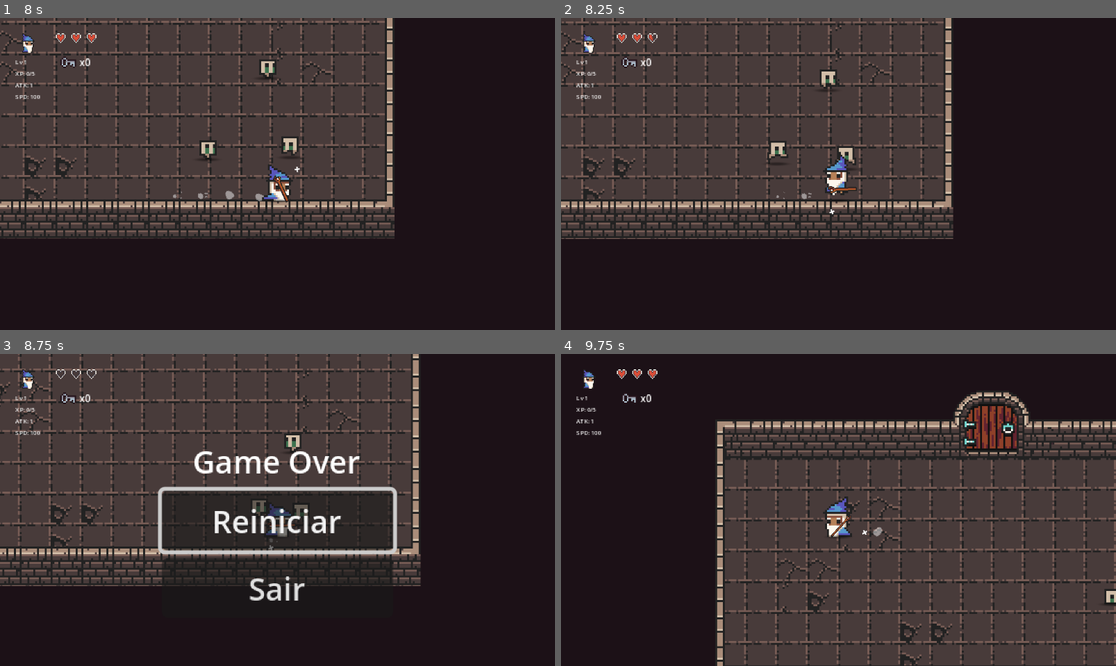
Above: before the commit, frames 1-4 (two rows, left to right).
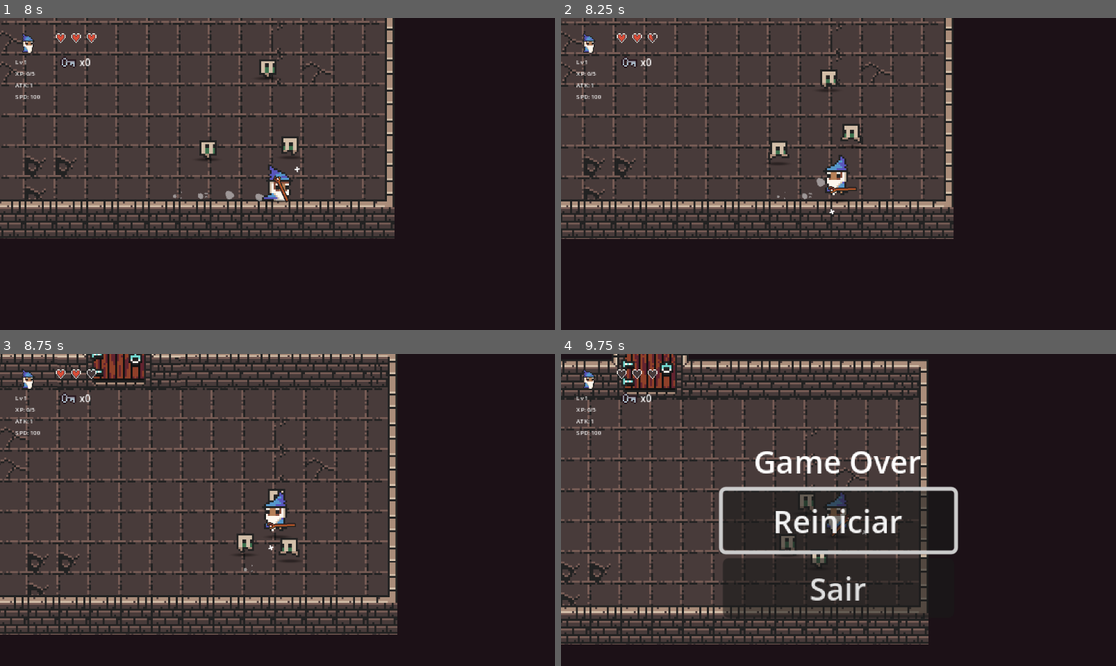
Above: after the commit, the same moments.

Repository: leanfj/infinit-dungeon
Game: Godot game, scene res://menus/main_menu.tscn
Two runs of this game, one before a commit and one after it. Both use one fixed random seed, a clock stepped at 60 frames per second and the inputs below.
Inputs (mouse positions are in pixels of both pictures, inside the frame that each line leads up to):
- Up to frame 1 (8 s): click "Start Game" at 0.5 s; click "1 Player" at 1.25 s; click "Start Game" at 2 s; click "Start Game" at 2.75 s; click "Mage" at 3.5 s; click "Back" at 4.25 s; click "1 Player" at 5 s; tap Enter at 5.75, 7.35 s; move the mouse to (399, 158) at 5.77 s; press the mouse at (399, 158) at 5.78 s; hold D (move_right) 5.78-6.53 s; move the mouse to (166, 189) at 6.52 s; release the mouse at (166, 189) at 6.53 s; hold S (move_down) 6.53-7.28 s; right-click (166, 189) at 6.6 s; move the mouse to (333, 105) at 7.27 s; hold D (move_right) from 7.28 s (still down)
- Up to frame 2 (8.25 s): move the mouse to (810, 236) at 8.02 s; release D (move_right) at 8.03 s; hold W (move_up) from 8.03 s (still down); click (810, 236) at 8.1 s
- Up to frame 3 (8.75 s): keep holding W (move_up)
- Up to frame 4 (9.75 s): release W (move_up) at 8.75 s; click (838, 519) at 8.75 s, where only the run before the commit has a clickable "Reiniciar"; move the mouse to (1005, 556) at 9.52 s; hold A (move_left) from 9.53 s (still down); right-click (1005, 556) at 9.6 s

Frame 1 is identical in both runs. In frame 2, 2.9% of the frame differs, in the area x 0-71%, y 0-71%; in frame 3, 38%; in frame 4, 73%, in the area x 0-100%, y 0-100%.

Commit message:
Implement enemy damage prevention post-death; update TinyZombie stats and character body properties

Diff:
--- a/entities/Enemies/TinyZombie/Stats/tiny_zombie_stats.tres
+++ b/entities/Enemies/TinyZombie/Stats/tiny_zombie_stats.tres
@@ -4,6 +4,7 @@
 
 [resource]
 script = ExtResource("1_625dm")
-experience = 2
+experience = 1
 max_health = 3
+current_health = 3
 move_speed = 25.0
--- a/entities/Enemies/TinyZombie/tiny_zombie_character_body_2d.tscn
+++ b/entities/Enemies/TinyZombie/tiny_zombie_character_body_2d.tscn
@@ -151,9 +151,10 @@
 stream_1/stream = ExtResource("14_lxsjy")
 stream_2/stream = ExtResource("15_om00g")
 
-[node name="TinyZombieCharacterBody2D" instance=ExtResource("1_io6xf")]
+[node name="TinyZombieCharacterBody2D" node_paths=PackedStringArray("_animation_sprite") instance=ExtResource("1_io6xf")]
 script = ExtResource("2_om00g")
 stats = ExtResource("3_mxi7k")
+_animation_sprite = NodePath("AnimatedSprite2D")
 
 [node name="AnimatedSprite2D" parent="." index="0"]
 sprite_frames = SubResource("SpriteFrames_201g8")
@@ -166,6 +167,7 @@
 shape = SubResource("CapsuleShape2D_201g8")
 
 [node name="HurtBoxArea2D" parent="." index="2" instance=ExtResource("11_5ggfw")]
+monitoring = false
 target_groups = Array[String](["player"])
 
 [node name="CollisionShape2D2" type="CollisionShape2D" parent="HurtBoxArea2D" index="1"]
@@ -182,6 +184,12 @@
 
 [node name="HurtAudioStreamPlayer2D" parent="." index="6"]
 stream = SubResource("AudioStreamRandomizer_om00g")
+volume_db = -20.223
+pitch_scale = 0.93
+attenuation = 3.4822013
 
 [node name="DeathAudioStreamPlayer2D" parent="." index="7"]
 stream = ExtResource("16_lxsjy")
+volume_db = -30.0
+pitch_scale = 1.02
+attenuation = 5.656854
--- a/entities/Enemies/enemy_character_body_2d.gd
+++ b/entities/Enemies/enemy_character_body_2d.gd
@@ -7,6 +7,8 @@
 @onready var _hit_box: HitBoxArea2D = get_node_or_null("HitBoxArea2D")
 @onready var hurt_audio_stream_player_2d: AudioStreamPlayer2D = $HurtAudioStreamPlayer2D
 @onready var death_audio_stream_player_2d: AudioStreamPlayer2D = $DeathAudioStreamPlayer2D
+@onready var collision_shape_2d: CollisionShape2D = $CollisionShape2D
+@onready var _contact_area: Area2D = get_node_or_null("ContactArea2D")
 
 var deathExplosionParticles2D = preload("res://mechanics/death_cpu_particles_2d.tscn")
 var _move_speed: float = 50.0
@@ -35,7 +37,7 @@
 @export_category("Objects")
 @export var _animation_sprite: AnimatedSprite2D
 @export var _player_path: NodePath
-@onready var _contact_area: Area2D = get_node_or_null("ContactArea2D")
+
 
 func _ready() -> void:
 	if _animation_sprite == null:
@@ -60,6 +62,8 @@
 	_set_player_reference()
 
 func _physics_process(_delta: float) -> void:
+	if _is_dead:
+		return
 	_contact_timer = max(0.0, _contact_timer - _delta)
 	if _knockback_timer > 0.0:
 		_knockback_timer -= _delta
@@ -114,6 +118,8 @@
 			return
 		_is_dead = true
 
+		collision_shape_2d.set_deferred("disabled", true)
+
 		if _animation_sprite:
 			if hurt_audio_stream_player_2d:
 				hurt_audio_stream_player_2d.play()
@@ -124,7 +130,7 @@
 			death_audio_stream_player_2d.play()
 		velocity = Vector2.ZERO
 		_animate()
-		await get_tree().create_timer(1).timeout
+		await get_tree().create_timer(0.6).timeout
 
 		queue_free()
 
@@ -173,9 +179,13 @@
 
 
 func _handle_contact_damage() -> void:
-	if _is_dead or _is_hurt:
+	if _is_dead:
+		return
+	if _is_hurt:
 		return
 	if _contact_timer > 0.0:
+		return
+	if not _contact_area or not _contact_area.monitoring:
 		return
 	var target := _get_contact_target()
 	if target == null:
@@ -194,8 +204,7 @@
 		return
 	var hitbox: Node = target.get_node_or_null("HitBoxArea2D")
 	if hitbox and hitbox.has_method("take_damage"):
-		if not _is_dead:
-			hitbox.take_damage(contact_damage, global_position)
+		hitbox.take_damage(contact_damage, global_position)
 
 
 func _on_contact_body_entered(body: Node) -> void:
--- a/mechanics/enemy_spawner.gd
+++ b/mechanics/enemy_spawner.gd
@@ -276,6 +276,10 @@
 			return true
 	return false
 
+func _last_enemy_global_position() -> Vector2:
+	if _last_spawn_point_index >=0 and _last_spawn_point_index < _spawn_points.size():
+		return _spawn_points[_last_spawn_point_index].global_position
+	return global_position
 
 func _emit_cleared() -> void:
 	if _cleared_emitted:
@@ -294,21 +298,21 @@
 	if parent == null:
 		return
 	parent.add_child(key)
-	var player := get_tree().get_first_node_in_group("player") if get_tree() else null
-	if player and player is Node2D:
-		#precisamos garantir que a posicao nao seja exatamente a do player e nem fora da tela ou algo assim
-		# var offset := Vector2(20, 0)
-		# key.global_position = player.global_position + offset
-
-		var offset := Vector2(
-			_rng.randf_range(-25.0, 25.0),
-			_rng.randf_range(-25.0, 25.0)
-		)
-
-		key.global_position = player.global_position + offset
-
-	elif parent is Node2D:
-		key.global_position = parent.global_position
+	# var player := get_tree().get_first_node_in_group("player") if get_tree() else null
+	# if player and player is Node2D:
+	# 	#precisamos garantir que a posicao nao seja exatamente a do player e nem fora da tela ou algo assim
+	# 	# var offset := Vector2(20, 0)
+	# 	# key.global_position = player.global_position + offset
+
+	# 	var offset := Vector2(
+	# 		_rng.randf_range(-25.0, 25.0),
+	# 		_rng.randf_range(-25.0, 25.0)
+	# 	)
+
+	# 	key.global_position = player.global_position + offset
+
+	# elif parent is Node2D:
+	key.global_position = _last_enemy_global_position()
 
 func _find_free_position(base_pos: Vector2) -> Vector2:
 	if min_spawn_spacing <= 0.0:
Not shown, added: docs/implementacao_inimigo_sem_dano_morto_20251205.md
